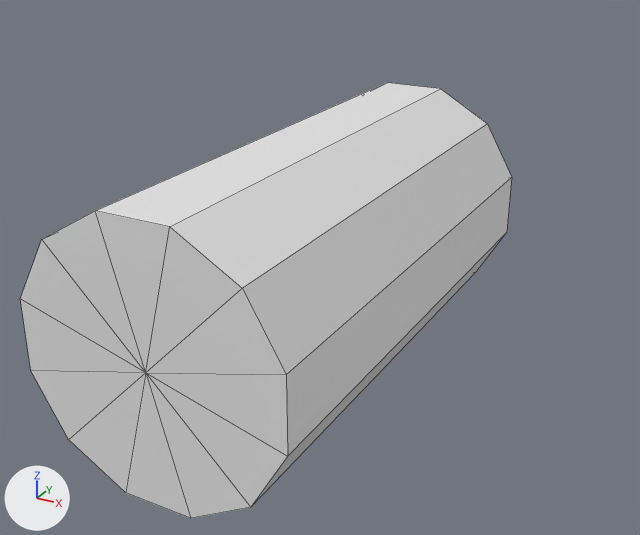
Two versions of the FBX model Assets/Models/Clutter/Feder.fbx, one commit apart.
The view is the same before and after, from a 50 mm lens placed at (20.0, -22.5, 17.2), pointed at (-3.8, 20.7, -4.4). The axes (+X, +Y, +Z) are drawn at lower left. The lights are the same throughout. Mesh edges are drawn as thin lines.
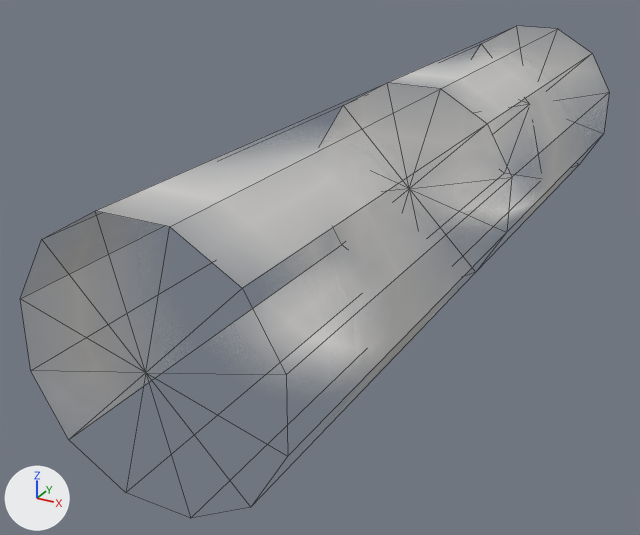
The change in detail:
Picture 'texture Feder' (img_texture_feder) is new.
Material 'texture Feder' (mat_texture_feder) is new.
Its texture is img_texture_feder (with its transparency).
me_cylinder has 26 vertices, 36 faces and spans x -6.2..6.2, y 0.0..25.0, z -6.2..6.2.
me_cylinder is used by ob_cylinder; location (0.0, 0.0, 0.0).
me_cylinder part 1: texture (UV) coordinates of 36 of 36 faces, centred in x -6.2..6.2, y 0.0..25.0, z -6.2..6.2, changed; they spanned u 0.0..0.52, v 0.48..1.0 and now span u 0.01..0.5, v 0.44..1.0.
me_cylinder now uses material mat_texture_feder (picture img_texture_feder).
Mesh me_cylinder_1 is new.
It is a 12-sided cylinder along y spanning x -6.2..6.2, y 25.0..50.0, z -6.2..6.2.
It uses material mat_texture_feder (picture img_texture_feder).
Object 'cylinder_1' (ob_cylinder_1) is new; it shows me_cylinder_1.
Its location is (0.0, 0.0, 0.0).

Boxes [x1, y1, x2, y2] around the edits, measured in the pictures (640 x 535 px):
'cylinder', recoloured, surface changed
    both: [20, 83, 512, 518]
'cylinder_1', added
    after: [388, 26, 605, 230]
part 1 of me_cylinder, surface changed
    before: [20, 83, 512, 518]
    after: [20, 83, 506, 424]
